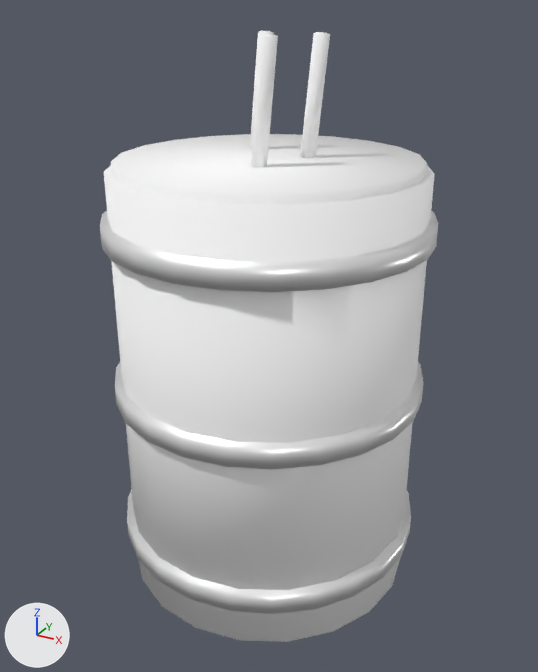
The glTF model play/team-bondage/assets/hand-drawn/props/barrel.glb, before and after one commit.
Camera for both pictures: a camera (50 mm lens) standing at (0.937, -1.703, 1.577) and looking at (0.007, -0.011, 0.731). The axes (+X, +Y, +Z) are drawn at lower left. The lights are the same throughout. The first picture is the older version. Vertices at exactly the same position are counted once.

Names of what the first picture shows: 'barrel'.
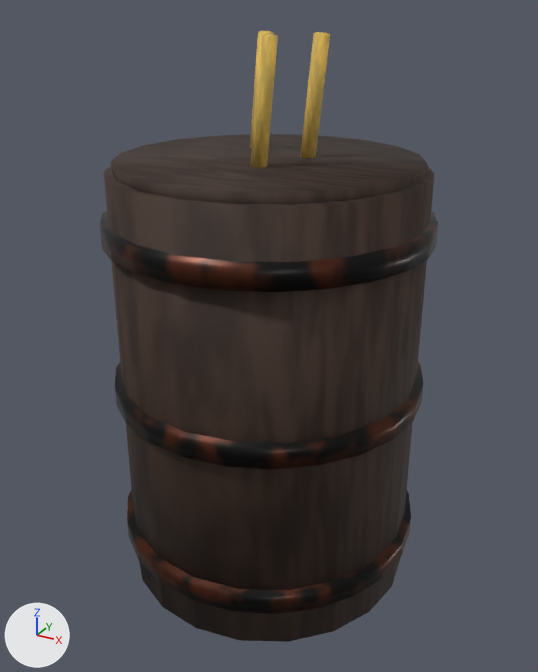
Changed parts and their boxes (x1, y1, x2, y2) in the pictures (538 x 672 px):
'barrel', surface changed (darker): (100, 30, 438, 642) in both

The edits, one by one:
Picture 'bake_basecolor' (img_bake_basecolor) is new.
In material 'wood' (mat_wood), base_color is no longer (1.0, 1.0, 1.0), white #ffffff.
In material 'wood' (mat_wood), texture is now set to img_bake_basecolor.
In material 'hoop' (mat_hoop), base_color is no longer (1.0, 1.0, 1.0), white #ffffff.
In material 'hoop' (mat_hoop), texture is now set to img_bake_basecolor.
In material 'straw' (mat_straw), base_color is no longer (1.0, 1.0, 1.0), white #ffffff.
In material 'straw' (mat_straw), texture is now set to img_bake_basecolor.
me_cylinder has 300 vertices, 564 faces and spans x -0.44..0.44, y -0.44..0.44, z -0.61..0.93.
me_cylinder is used by ob_barrel; location (0.0, 0.0, 0.6).
me_cylinder part 1: texture (UV) coordinates of 564 of 564 faces, centred in x -0.44..0.44, y -0.44..0.44, z -0.61..0.92, changed; they spanned u 0.0..1.0, v 0.01..1.0 and now span u 0.01..0.98, v 0.01..0.99.
